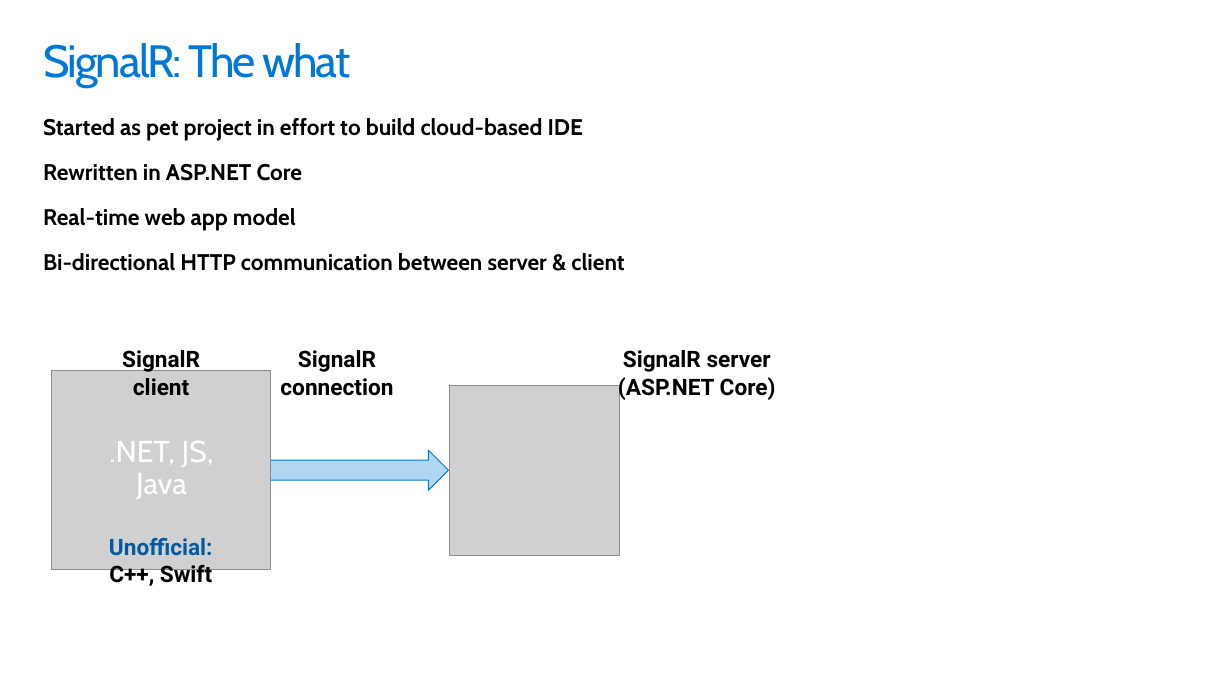
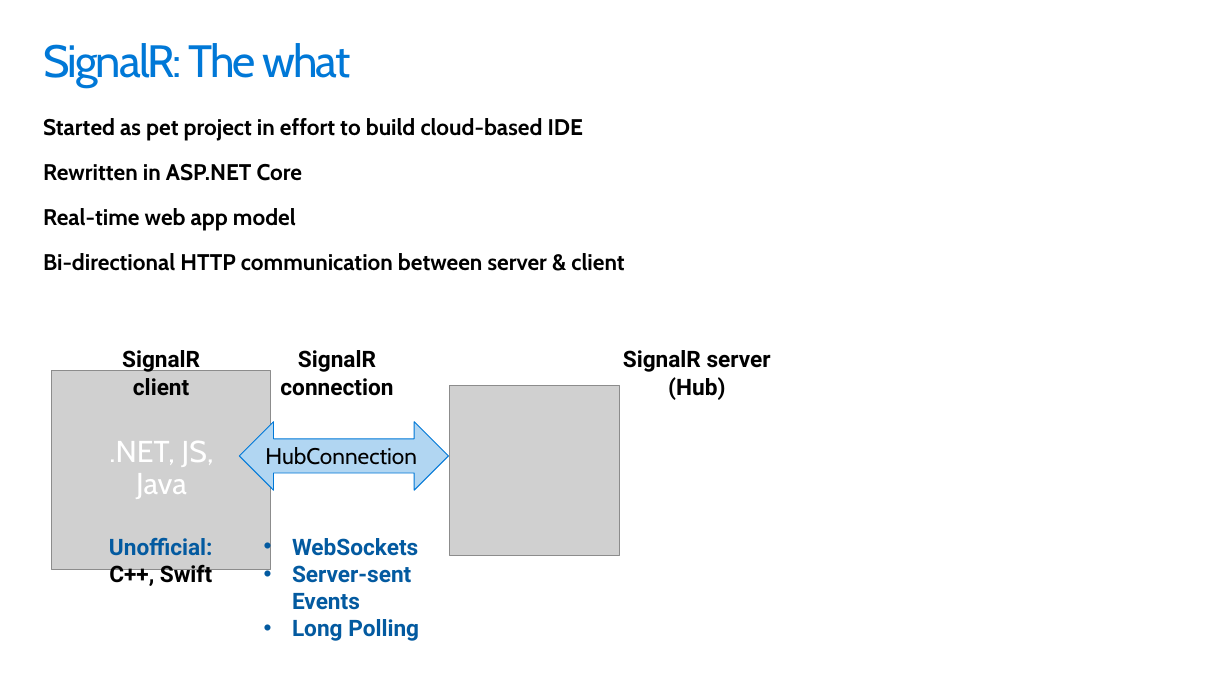
Before and after one commit to scottaddie/slide-decks, a slide deck: slide 2 of Building the Real-time Web with SignalR.pptx. Drawn at 1232x693 pixels with LibreOffice and Linux fonts; fonts in the diff are those of the drawing; grey boxes stand for pictures; background and template pictures are left out. Boxes give left, top, right and bottom in pixels: in the first picture for what was removed or moved away, otherwise in the second. Text is boxed around its words. In the diff, an @@ line names an element or a change of style, - is before the commit and + after.

Commit message:
SignalR slide tweaks

```diff
--- a/Building the Real-time Web with SignalR.pptx
+++ b/Building the Real-time Web with SignalR.pptx
@@ text at [623, 350, 771, 400]: text changed @@
-SignalR server (ASP.NET Core)
+SignalR server (Hub)
@@ left right arrow "HubConnection": place and size @@
-left right arrow "HubConnection" at [239, 450, 448, 490]
+left right arrow "HubConnection" at [239, 421, 448, 490]
@@ text in left right arrow at [265, 447, 417, 465]: text added @@
+HubConnection
@@ text added at [292, 538, 419, 641], 18 pt, text #035AA0, bold @@
+• WebSockets
+• Server-sent Events
+• Long Polling
```
Also in this commit, not shown: 1 other slide changed, 1 slide added.
